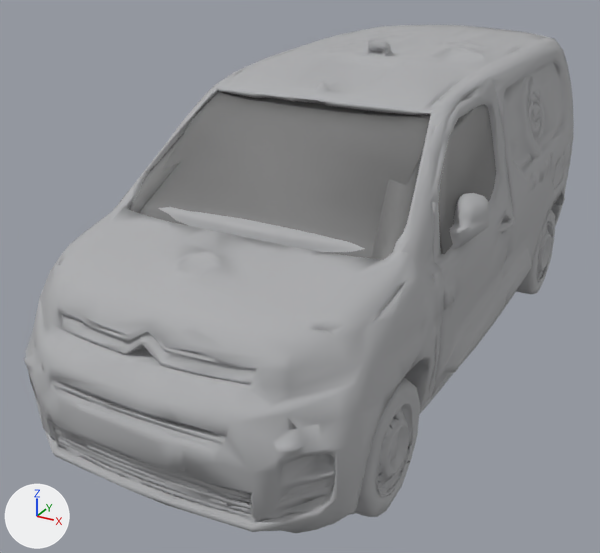
Two versions of the glTF model assets/models/citroen-utilitaire-berlingo-m.glb, one commit apart.
One viewpoint serves both versions: a 50 mm lens placed at (1.98, -4.28, 2.55), pointed at (-0.21, -0.3, 0.56). Arrows for +X, +Y and +Z are at lower left; the lights stay in place. The first picture is the older version.
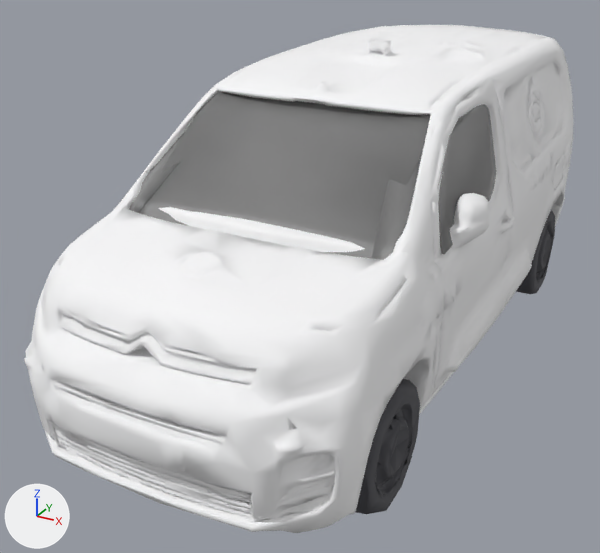
Diff of the bpy script that builds the scene:
```diff
--- a/assets/models/citroen-utilitaire-berlingo-m.glb.py
+++ b/assets/models/citroen-utilitaire-berlingo-m.glb.py
@@ mat_pneu @@
+mat_pneu = principled_material('pneu')
+mat_pneu.base_color = (0.07, 0.07, 0.08)  # dark grey #4b4b50
+mat_pneu.roughness = 0.75
@@ mat_carrosserie @@
+mat_carrosserie = principled_material('carrosserie')
+mat_carrosserie.base_color = (0.94, 0.94, 0.95)  # white #f8f8f9
+mat_carrosserie.roughness = 0.75
@@ me_mesh_0 @@
 # used by ob_mesh_0; location = (0.0, 0.0, 0.0)
-me_mesh_0.from_pydata(...)  # 6639 vertices, 13863 faces; spans x -0.95..0.96, y -2.13..2.13, z 0.0..1.86
+me_mesh_0.from_pydata(...)  # 6639 vertices, 13813 faces; spans x -0.95..0.96, y -2.13..2.13, z 0.01..1.86
+# me_mesh_0 part 1: 30 vertices moved from x -0.86..0.87, y -1.9..1.84, z 0.11..1.64 to x -0.85..0.87, y -1.92..1.84, z 0.11..1.64; 572 vertices removed from x -0.86..0.89, y -2.1..2.07, z 0.0..1.77; 572 vertices added at x -0.91..0.93, y -2.11..2.13, z 0.01..1.86
+# me_mesh_0 part 2: 8146 faces spanning x -0.95..0.96, y -2.13..2.13, z 0.21..1.86 switch from mat_ifcsurfacestylerendering_1255218 (grey #adadaf) to mat_carrosserie (white #f8f8f9)
+# me_mesh_0 part 3: 1127 faces spanning x -0.85..0.87, y -1.65..1.71, z 0.01..0.65 switch from mat_ifcsurfacestylerendering_1255218 (grey #adadaf) to mat_pneu (dark grey #4b4b50)
 me_mesh_0.materials.append(mat_ifcsurfacestylerendering_1158513)
```

Where the change shows, as pixel boxes (x1, y1, x2, y2) in the pictures (600 x 553 px; the box of a moved part takes in the faces that stretch with it):
part 1 of me_mesh_0, moved or reshaped: before (42, 39, 554, 529); after (25, 26, 573, 529)
part 2 of me_mesh_0, recoloured: (24, 25, 574, 533) in both
part 3 of me_mesh_0, recoloured: (355, 210, 555, 514) in both
